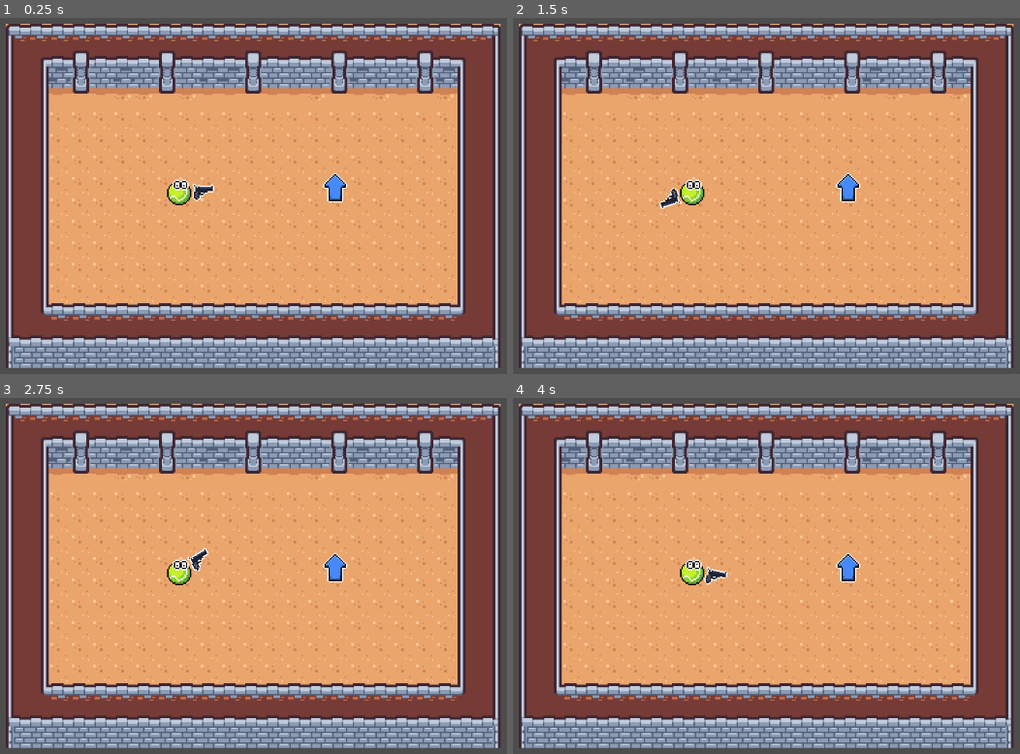
Above: before the commit, frames 1-4 (two rows, left to right).
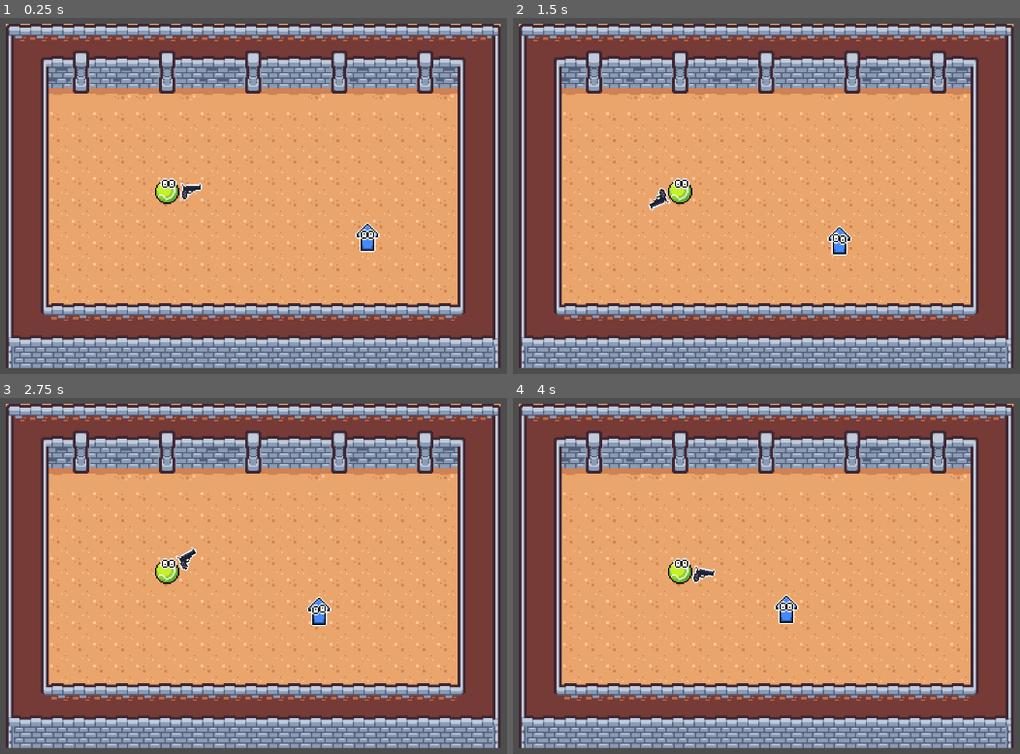
Above: after the commit, the same moments.

Repository: Lockd/trijam-286
Game: Godot game, scene res://Scenes/level.tscn
The game is run twice, just before and just after one commit, with the same random seed, the same clock (stepped at 60 frames per second) and the same inputs.
Inputs (mouse positions are in pixels of both pictures, inside the frame that each line leads up to):
- Up to frame 1 (0.25 s): no input
- Up to frame 2 (1.5 s): move the mouse to (943, 171) at 0.52 s; move the mouse to (619, 213) at 1.27 s
- Up to frame 3 (2.75 s): tap Enter at 2 s; move the mouse to (339, 476) at 2.02 s
- Up to frame 4 (4 s): move the mouse to (736, 661) at 2.77 s; move the mouse to (1004, 640) at 3.52 s

The runs differ from the first frame. In frame 1, 1.1% of the frame differs, in the area x 30-75%, y 43-66%; in frame 2, 1.1%; in frame 3, 1.2%, in the area x 30-69%, y 41-65%; in frame 4, 1.1%.

Commit message:
Enemy is jumping

Diff:
--- a/Scenes/enemy.tscn
+++ b/Scenes/enemy.tscn
@@ -1,10 +1,61 @@
-[gd_scene load_steps=6 format=3 uid="uid://rxofjyswhuv3"]
+[gd_scene load_steps=14 format=3 uid="uid://rxofjyswhuv3"]
 
 [ext_resource type="Script" path="res://Scripts/enemy.gd" id="1_fv1nl"]
 [ext_resource type="Texture2D" uid="uid://dg604opyvpdyx" path="res://Sprites/arrow_left.png" id="1_qogy0"]
 [ext_resource type="Texture2D" uid="uid://5x8366mr03ur" path="res://Sprites/arrow_right.png" id="2_58rtj"]
 [ext_resource type="Texture2D" uid="uid://dw5lrfl6c0sxd" path="res://Sprites/arrow_up.png" id="3_0xylc"]
 [ext_resource type="Texture2D" uid="uid://budv07iylcqxi" path="res://Sprites/arrow_down.png" id="4_spog0"]
+[ext_resource type="Texture2D" uid="uid://c82g83y1l0qo1" path="res://Sprites/eyes.png" id="6_qx8wn"]
+
+[sub_resource type="AtlasTexture" id="AtlasTexture_aqicm"]
+atlas = ExtResource("6_qx8wn")
+region = Rect2(0, 0, 16, 16)
+
+[sub_resource type="AtlasTexture" id="AtlasTexture_qpwag"]
+atlas = ExtResource("6_qx8wn")
+region = Rect2(32, 0, 16, 16)
+
+[sub_resource type="AtlasTexture" id="AtlasTexture_llgik"]
+atlas = ExtResource("6_qx8wn")
+region = Rect2(48, 0, 16, 16)
+
+[sub_resource type="AtlasTexture" id="AtlasTexture_y7c6w"]
+atlas = ExtResource("6_qx8wn")
+region = Rect2(64, 0, 16, 16)
+
+[sub_resource type="AtlasTexture" id="AtlasTexture_kbrp5"]
+atlas = ExtResource("6_qx8wn")
+region = Rect2(80, 0, 16, 16)
+
+[sub_resource type="AtlasTexture" id="AtlasTexture_438ja"]
+atlas = ExtResource("6_qx8wn")
+region = Rect2(96, 0, 16, 16)
+
+[sub_resource type="SpriteFrames" id="SpriteFrames_kv5vg"]
+animations = [{
+"frames": [{
+"duration": 1.0,
+"texture": SubResource("AtlasTexture_aqicm")
+}, {
+"duration": 1.0,
+"texture": SubResource("AtlasTexture_qpwag")
+}, {
+"duration": 1.0,
+"texture": SubResource("AtlasTexture_llgik")
+}, {
+"duration": 1.0,
+"texture": SubResource("AtlasTexture_y7c6w")
+}, {
+"duration": 1.0,
+"texture": SubResource("AtlasTexture_kbrp5")
+}, {
+"duration": 1.0,
+"texture": SubResource("AtlasTexture_438ja")
+}],
+"loop": true,
+"name": &"Eyes_idle",
+"speed": 2.0
+}]
 
 [node name="Enemy" type="Node2D" node_paths=PackedStringArray("types")]
 script = ExtResource("1_fv1nl")
@@ -12,20 +63,26 @@
 
 [node name="Left" type="Sprite2D" parent="."]
 visible = false
-position = Vector2(0, -10)
 texture = ExtResource("1_qogy0")
 
 [node name="Right" type="Sprite2D" parent="."]
 visible = false
-position = Vector2(0, -11)
+position = Vector2(0, -1)
 texture = ExtResource("2_58rtj")
 
 [node name="Top" type="Sprite2D" parent="."]
 visible = false
-position = Vector2(0, -11)
+position = Vector2(0, -1)
 texture = ExtResource("3_0xylc")
 
 [node name="Down" type="Sprite2D" parent="."]
 visible = false
-position = Vector2(0, -11)
+position = Vector2(0, -1)
 texture = ExtResource("4_spog0")
+
+[node name="Eyes" type="AnimatedSprite2D" parent="."]
+position = Vector2(0, -2)
+sprite_frames = SubResource("SpriteFrames_kv5vg")
+animation = &"Eyes_idle"
+autoplay = "Eyes_idle"
+frame_progress = 0.99658
--- a/Scenes/level.tscn
+++ b/Scenes/level.tscn
@@ -181,7 +181,9 @@
 zoom = Vector2(2, 2)
 
 [node name="Player" parent="." instance=ExtResource("2_ux5bo")]
-position = Vector2(113, 119)
+unique_name_in_owner = true
+position = Vector2(104, 118)
 
 [node name="Enemy" parent="." instance=ExtResource("3_5e6qf")]
-position = Vector2(229, 117)
+position = Vector2(262, 155)
+jump_distance = 40.0
--- a/Scenes/player.tscn
+++ b/Scenes/player.tscn
@@ -1,5 +1,6 @@
-[gd_scene load_steps=19 format=3 uid="uid://cwyb16mp7u7hd"]
+[gd_scene load_steps=20 format=3 uid="uid://cwyb16mp7u7hd"]
 
+[ext_resource type="Script" path="res://Scripts/player.gd" id="1_a1bxw"]
 [ext_resource type="Texture2D" uid="uid://drbo8s0cxjupq" path="res://Sprites/tennis_ball.png" id="1_r860o"]
 [ext_resource type="Texture2D" uid="uid://cm7ddmisrd01g" path="res://Sprites/gun.png" id="2_1fmc6"]
 [ext_resource type="Script" path="res://Scripts/gun.gd" id="2_4dvyj"]
@@ -104,6 +105,7 @@
 }]
 
 [node name="Player" type="Node2D"]
+script = ExtResource("1_a1bxw")
 
 [node name="Player sprite" type="Sprite2D" parent="."]
 position = Vector2(0, -9)
--- a/Scripts/enemy.gd
+++ b/Scripts/enemy.gd
@@ -1,17 +1,54 @@
 extends Node2D
 
 @export var types: Array[Sprite2D]= []
+var active_sprite : Sprite2D
+@export var jump_cooldown := 1.3
+@export var jump_duration := 1
+@export var jump_distance := 1.5
+
+var next_jump: float = 0
+var is_jumping := false
+var jump_start_time : float = 0
+
+var jump_start_point: Vector2
+var jump_mid_point: Vector2
+var jump_end_point: Vector2
+
+@onready var player_ref : Player = %Player
 
 # Called when the node enters the scene tree for the first time.
 func _ready() -> void:
 	select_enemy_type()
 
-
 # Called every frame. 'delta' is the elapsed time since the previous frame.
 func _process(delta: float) -> void:
-	pass
+	var current_time = Time.get_unix_time_from_system()
+	if next_jump < current_time and !is_jumping:
+		print("should start jump " + str(current_time))
+		is_jumping = true
+		next_jump = current_time + jump_cooldown + jump_cooldown
+		jump_start_time = current_time
+		jump_start_point = position
+		jump_end_point = jump_start_point + (player_ref.position - position).normalized() * jump_distance
+		jump_mid_point = jump_start_point + (jump_end_point - jump_start_point) / 2 + Vector2(0, -25)
+
+	if is_jumping:
+		var target_position = _quadratic_bezier(jump_start_point, jump_mid_point, jump_end_point, current_time - jump_start_time)
+		position = target_position
+
+
+	if (current_time - jump_start_time) > jump_duration and is_jumping:
+		print("should stop jumping " + str(current_time))
+		is_jumping = false
+
 
 func select_enemy_type():
-	var type_index = randi_range(0, types.size())
+	var type_index = randi_range(0, types.size() - 1)
 	types[type_index].visible = true
-	pass
+	active_sprite = types[type_index]
+
+func _quadratic_bezier(p0: Vector2, p1: Vector2, p2: Vector2, t: float) -> Vector2:
+	var q0 = p0.lerp(p1, t)
+	var q1 = p1.lerp(p2, t)
+	var r = q0.lerp(q1, t)
+	return r
--- /dev/null
+++ b/Scripts/player.gd
@@ -0,0 +1,11 @@
+extends Node2D
+
+
+# Called when the node enters the scene tree for the first time.
+func _ready() -> void:
+	pass # Replace with function body.
+
+
+# Called every frame. 'delta' is the elapsed time since the previous frame.
+func _process(delta: float) -> void:
+	pass
--- a/project.godot
+++ b/project.godot
@@ -15,6 +15,10 @@
 config/features=PackedStringArray("4.3", "GL Compatibility")
 config/icon="res://icon.svg"
 
+[autoload]
+
+Player="*res://Scripts/player.gd"
+
 [rendering]
 
 textures/canvas_textures/default_texture_filter=0
